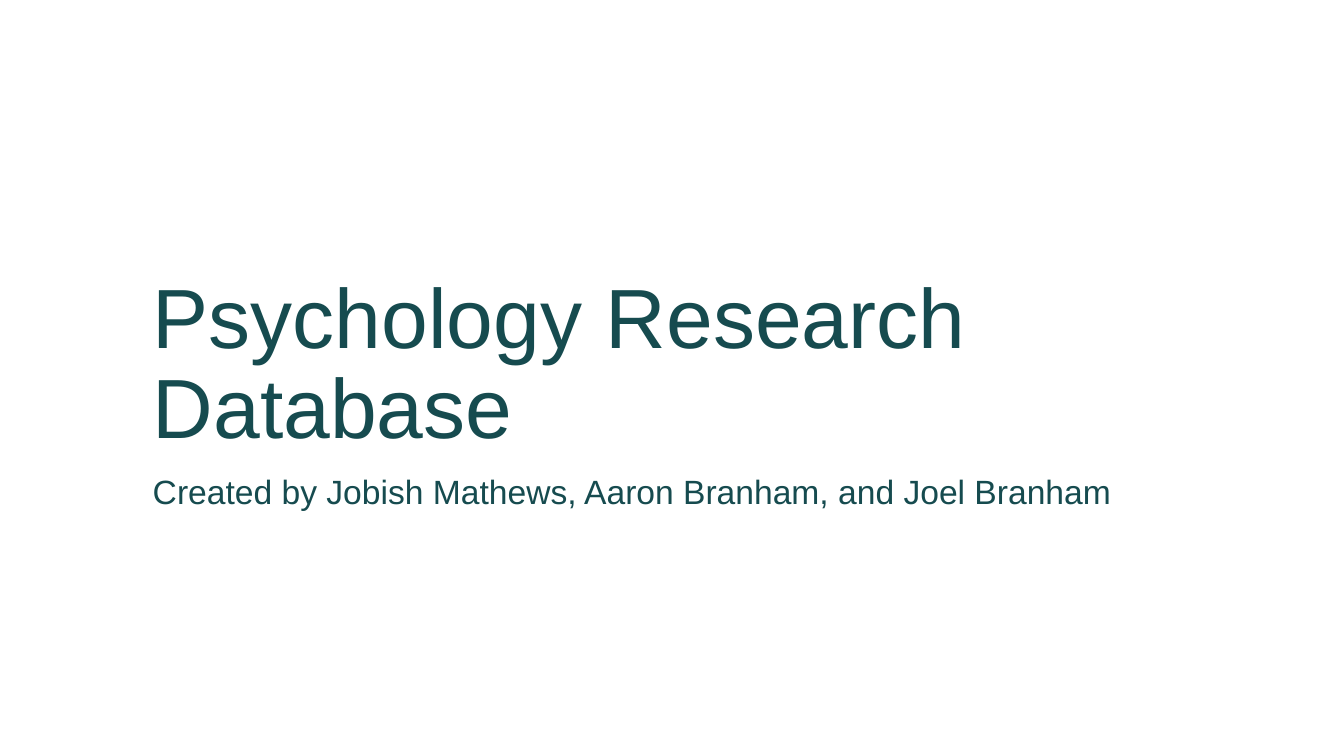
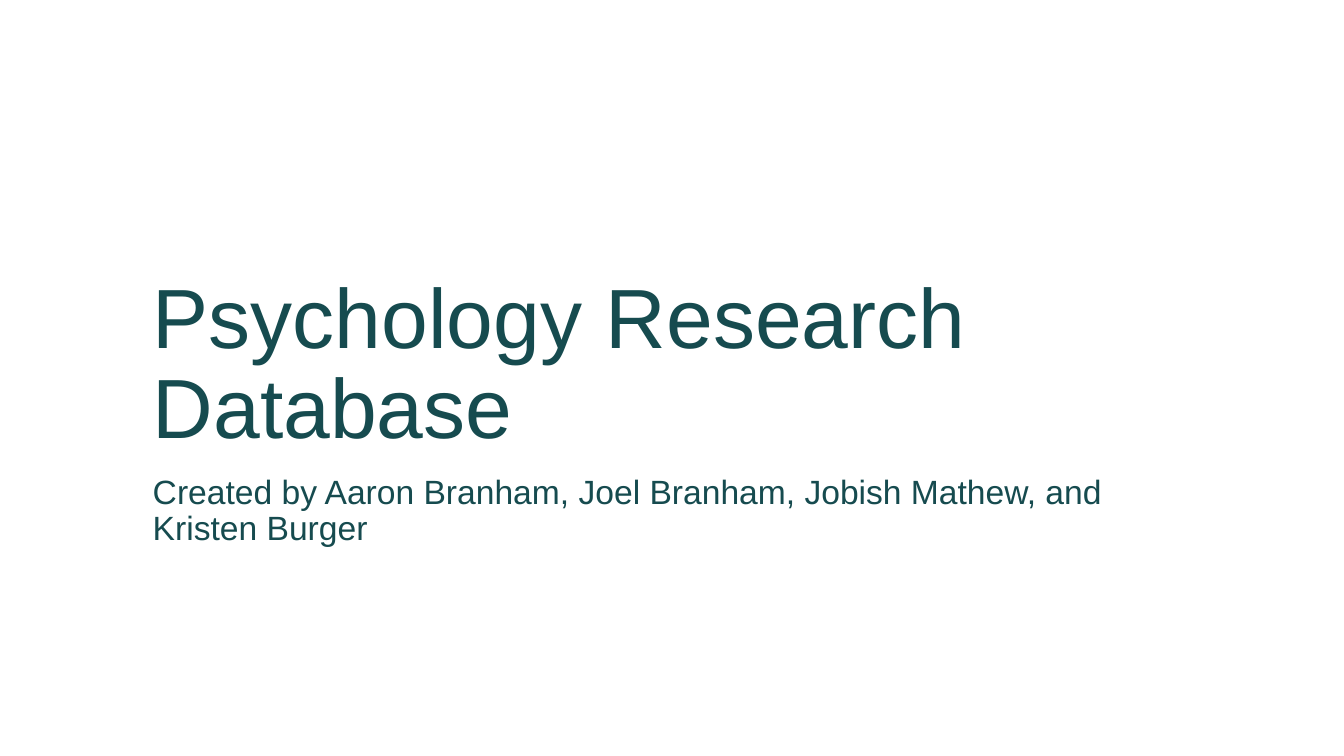
Before and after one commit to JoelBranham/JSUPsyResearch, a slide deck: slide 1 of Presentation/Psychology Research Database.pptx. Drawn at 1344x756 pixels with LibreOffice and Linux fonts; fonts in the diff are those of the drawing; background and template pictures are left out. Boxes give left, top, right and bottom in pixels: in the first picture for what was removed or moved away, otherwise in the second. Text is boxed around its words. In the diff, an @@ line names an element or a change of style, - is before the commit and + after.

Commit message:
Updates Database records, adds columns to 'Users' table, and updates Powerpoint Presentation that explains application

```diff
--- a/Presentation/Psychology Research Database.pptx
+++ b/Presentation/Psychology Research Database.pptx
@@ subtitle at [153, 479, 1101, 547]: text changed @@
-Created by Jobish Mathews, Aaron Branham, and Joel Branham
+Created by Aaron Branham, Joel Branham, Jobish Mathew, and Kristen Burger
```
Also in this commit, not shown: 1 other slide changed, 5 other files.
